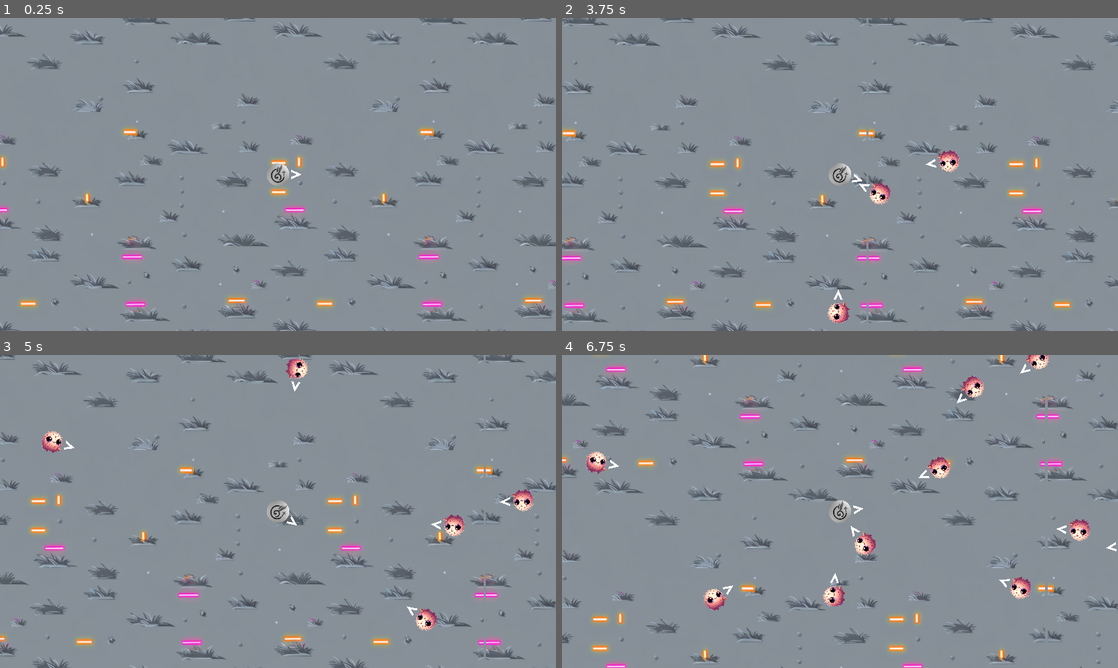
Above: before the commit, frames 1-4 (two rows, left to right).
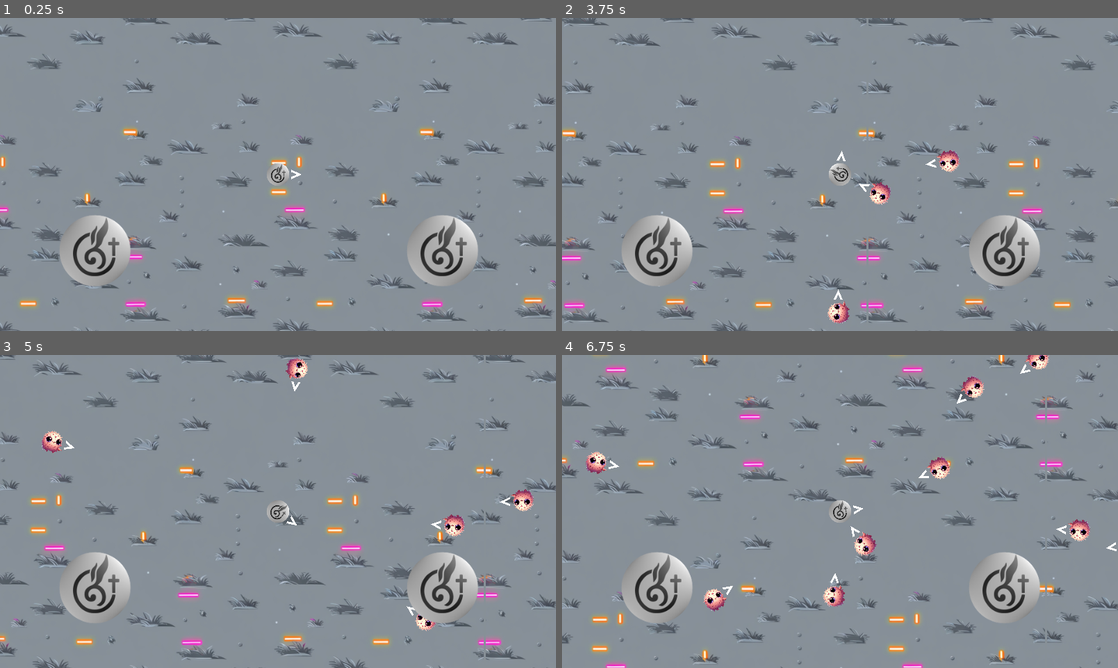
Above: after the commit, the same moments.

Repository: Pneumaturgy/PorNada
Game: Godot game, scene res://Scenes/Main.tscn
Two runs of this game, one before a commit and one after it. Both use one fixed random seed, a clock stepped at 60 frames per second and the inputs below.
Inputs (mouse positions are in pixels of both pictures, inside the frame that each line leads up to):
- Up to frame 1 (0.25 s): no input
- Up to frame 2 (3.75 s): tap Enter at 0.5 s; move the mouse to (962, 158) at 0.52 s; press the mouse at (962, 158) at 0.53 s; hold D (move_right) 0.53-1.25 s; release the mouse at (962, 158) at 1.25 s; drag from (728, 190) to (1067, 233) at 1.27 s; move the mouse to (895, 105) at 2.02 s; hold D (move_right) 2.03-2.75 s; tap Alt at 2.1 s; drag from (812, 237) to (901, 149) at 2.77 s; move the mouse to (1006, 221) at 3.52 s; press the mouse at (1006, 221) at 3.53 s; hold A (move_left) from 3.53 s (still down)
- Up to frame 3 (5 s): release A (move_left) at 4.25 s; release the mouse at (444, 558) at 4.25 s; drag from (111, 464) to (444, 636) at 4.27 s
- Up to frame 4 (6.75 s): move the mouse to (867, 511) at 5.02 s; hold S (move_down) 5.03-5.75 s; tap Alt at 5.1 s; click (867, 511) at 5.17 s; drag from (756, 433) to (567, 376) at 5.77 s; move the mouse to (962, 495) at 6.52 s; press the mouse at (962, 495) at 6.53 s; hold W (move_up) from 6.53 s (still down)

The runs differ from the first frame. In frame 1, 3.9% of the frame differs, in the area x 10-86%, y 62-86%; in frame 2, 4.1%; in frame 3, 3.9%; in frame 4, 5.7%, in the area x 0-100%, y 0-100%.

Commit message:
Initial Character changes
Next step is to export to android and test

Diff:
--- a/Scenes/MobileUIOverlay.tscn
+++ b/Scenes/MobileUIOverlay.tscn
@@ -9,8 +9,14 @@
 [node name="MobileUiOverlay" type="CanvasLayer"]
 script = ExtResource("1_v4w2o")
 
-[node name="TouchScreenButton" type="TouchScreenButton" parent="."]
+[node name="TouchScreenButton1" type="TouchScreenButton" parent="."]
 position = Vector2(200, 675)
 scale = Vector2(2, 2)
 texture_normal = ExtResource("2_16fnk")
 shape = SubResource("CircleShape2D_wy6xy")
+
+[node name="TouchScreenButton2" type="TouchScreenButton" parent="."]
+position = Vector2(1400, 675)
+scale = Vector2(2, 2)
+texture_normal = ExtResource("2_16fnk")
+shape = SubResource("CircleShape2D_wy6xy")
--- a/Scenes/Player.tscn
+++ b/Scenes/Player.tscn
@@ -1,9 +1,10 @@
-[gd_scene load_steps=6 format=3 uid="uid://dp3v34nxlp5eb"]
+[gd_scene load_steps=7 format=3 uid="uid://dp3v34nxlp5eb"]
 
 [ext_resource type="Script" path="res://Scripts/player.gd" id="1_0towx"]
 [ext_resource type="PackedScene" uid="uid://h15ss10g57uf" path="res://Scenes/Payloads/DefaultPayload.tscn" id="2_5ich6"]
 [ext_resource type="Texture2D" uid="uid://da7fce4v5uasj" path="res://Assets/2D/Sprites/pneumaturgylogo_new_180x.png" id="2_6ho0i"]
 [ext_resource type="Texture2D" uid="uid://bi0nfwxtxmqmv" path="res://Assets/2D/Vectors/Arrow.svg" id="3_ffhe0"]
+[ext_resource type="PackedScene" uid="uid://dwxpty4m3mpmh" path="res://Scenes/MobileUIOverlay.tscn" id="3_qwxjb"]
 
 [sub_resource type="CircleShape2D" id="CircleShape2D_mly5f"]
 
@@ -11,6 +12,8 @@
 collision_layer = 129
 script = ExtResource("1_0towx")
 current_payload = ExtResource("2_5ich6")
+
+[node name="MobileUiOverlay" parent="." instance=ExtResource("3_qwxjb")]
 
 [node name="Sprite2D" type="Sprite2D" parent="."]
 scale = Vector2(0.16, 0.16)
@@ -31,4 +34,6 @@
 [node name="FireRateTimer" type="Timer" parent="."]
 wait_time = 0.3
 
+[connection signal="use_aim_vector" from="MobileUiOverlay" to="." method="_on_mobile_ui_overlay_use_aim_vector"]
+[connection signal="use_move_vector" from="MobileUiOverlay" to="." method="_on_mobile_ui_overlay_use_move_vector"]
 [connection signal="timeout" from="FireRateTimer" to="." method="_on_fire_rate_timer_timeout"]
--- a/Scripts/MobileUIOverlay.gd
+++ b/Scripts/MobileUIOverlay.gd
@@ -1,13 +1,17 @@
 extends CanvasLayer
 
 signal use_move_vector
+signal use_aim_vector
 
 func _input(event):
 	if event is InputEventScreenTouch or event is InputEventScreenDrag:
-		if $TouchScreenButton.is_pressed():
-			var move_vector = calculate_move_vector(event.position)
+		if $TouchScreenButton1.is_pressed():
+			var move_vector = calculate_vector($TouchScreenButton1,event.position)
 			emit_signal("use_move_vector",move_vector)
+		if $TouchScreenButton2.is_pressed():
+			var aim_vector = calculate_vector($TouchScreenButton2,event.position)
+			emit_signal("use_aim_vector", aim_vector)
 
-func calculate_move_vector(event_position):
-	var texture_center = $TouchScreenButton.position + Vector2(128,128)
+func calculate_vector(button, event_position):
+	var texture_center = button.position + Vector2(128,128)
 	return (event_position - texture_center).normalized()
--- a/Scripts/player.gd
+++ b/Scripts/player.gd
@@ -53,3 +53,11 @@
 
 func _on_fire_rate_timer_timeout():
 	weapon_ready = true
+
+
+func _on_mobile_ui_overlay_use_move_vector(move_vector):
+	velocity = move_vector * get_property("speed")
+
+
+func _on_mobile_ui_overlay_use_aim_vector(aim_vector):
+	self.rotation = aim_vector.angle()
